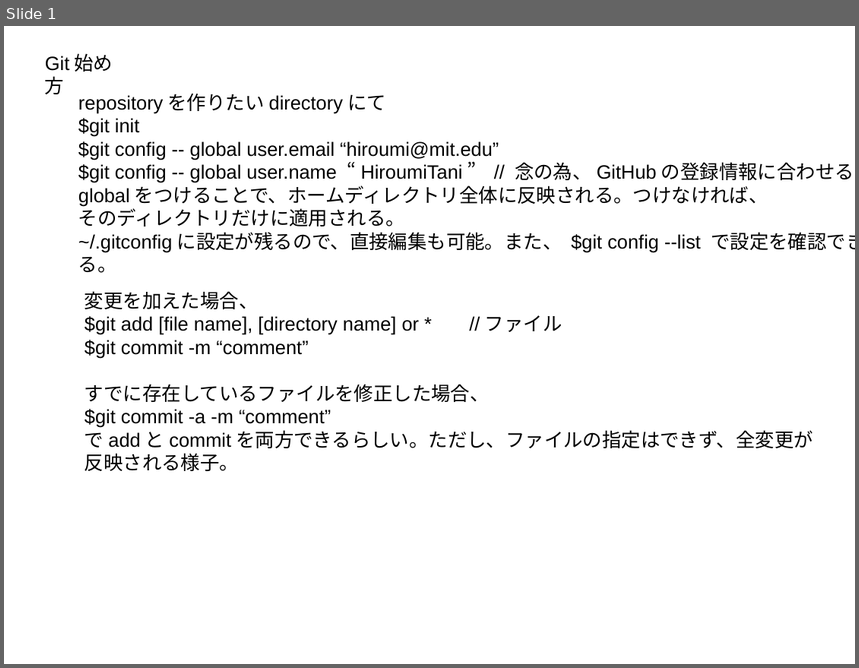
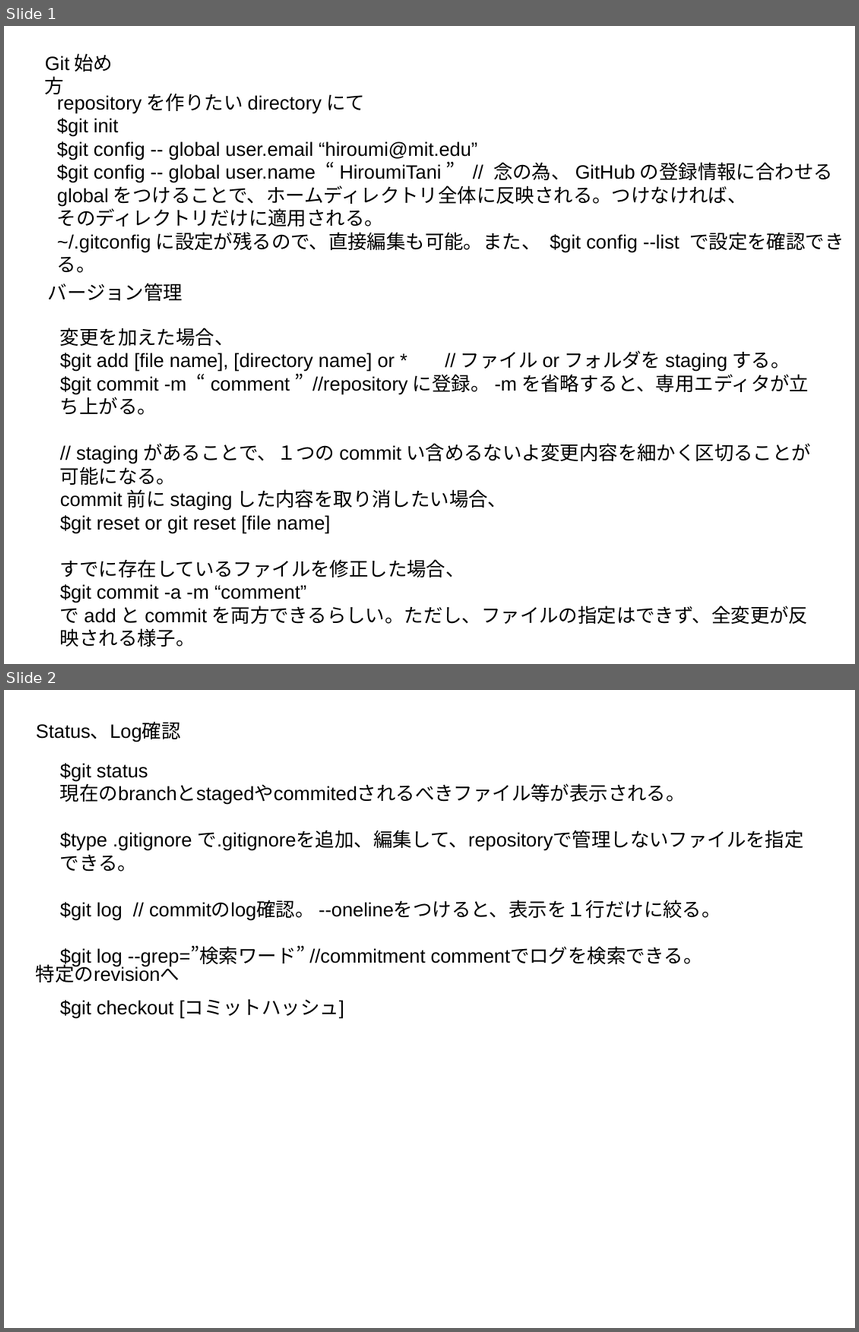
Before and after one commit to HiroumiTani/sample, a slide deck: how-to-git.odp. Shown one above the other, each under a label of ours: slide 1 before the commit, slides 1 and 2 after it. The pictures are 859x668 and 859x1332 pixels, drawn with LibreOffice and Linux fonts; fonts in the diff are those of the drawing. Boxes give left, top, right and bottom in pixels: in the first picture for what was removed or moved away, otherwise in the second. Text is boxed around its words. In the diff, an @@ line names an element or a change of style, - is before the commit and + after.

```diff
--- a/how-to-git.odp
+++ b/how-to-git.odp
@@ slide 2 added at (4,690,855,1328), background #FFFFFF @@
@@ text added at (36,723,181,742), 18 pt, text #000000 @@
+Status、Log確認
@@ text added at (60,763,804,967), 18 pt, text #000000 @@
+$git status
+現在のbranchとstagedやcommitedされるべきファイル等が表示される。
+$type .gitignore で.gitignoreを追加、編集して、repositoryで管理しないファイルを指定できる。
+$git log // commitのlog確認。 --onelineをつけると、表示を１行だけに絞る。
+$git log --grep=”検索ワード” //commitment commentでログを検索できる。
@@ text added at (36,961,180,983), 18 pt, text #000000 @@
+特定のrevisionへ
@@ text added at (60,999,344,1019), 18 pt, text #000000 @@
+$git checkout [コミットハッシュ]
@@ slide 1 changed as well @@
@@ text "repositoryを作りたいdirectoryにて" rewrapped from (78,118,855,273) to (57,118,844,273) @@
@@ text added at (48,283,183,301), 18 pt, text #000000 @@
+バージョン管理
@@ text "変更を加えた場合、": place and size @@
-text "変更を加えた場合、" at (85,291,813,471)
+text "変更を加えた場合、" at (60,328,809,647)
@@ text at (60,352,809,534): text changed @@
-$git add [file name], [directory name] or * //ファイル
-$git commit -m “comment”
+$git add [file name], [directory name] or * //ファイルorフォルダをstagingする。
+$git commit -m “comment” //repositoryに登録。-mを省略すると、専用エディタが立ち上がる。
+// stagingがあることで、１つのcommitい含めるないよ変更内容を細かく区切ることが可能になる。
+commit前にstagingした内容を取り消したい場合、
+$git reset or git reset [file name]
```
Also in this commit, not shown: 1 slide removed, 1 other file.
